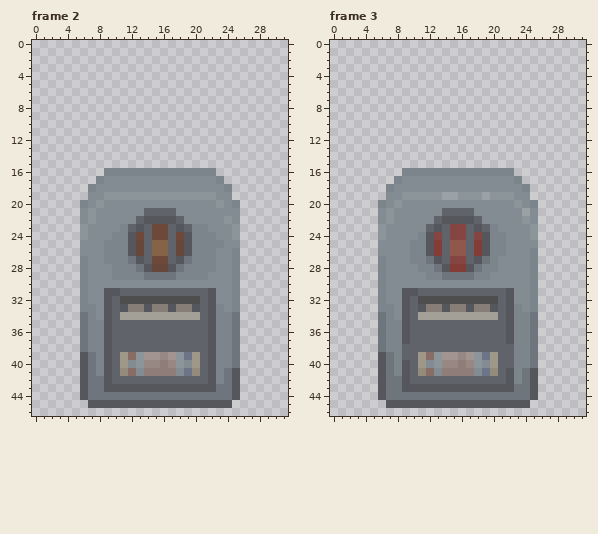
Pixel-art file, stored at Assets/Art/Aseprite/Environment/Furniture/LockdownPowerBreaker.aseprite. The picture above was drawn from the file before the commit.
32x47 pixels, 4 frames. Colours within 5 levels of each other are drawn and written as one. Shown: frame 2, frame 3. The commit also changed other frames, which this record leaves out.
The same view after the edit:
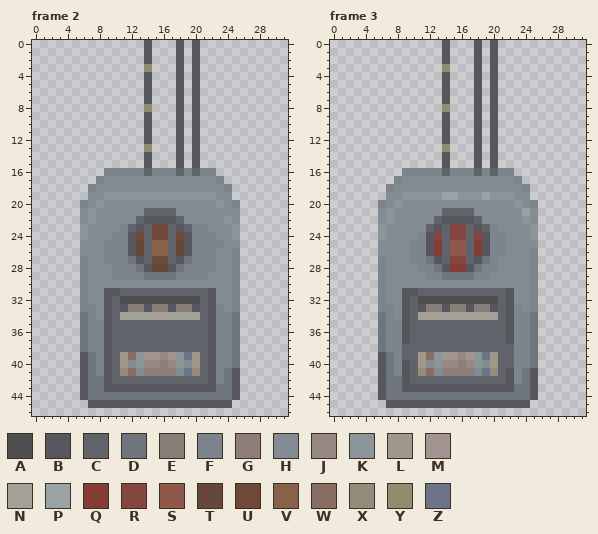
Palette (. is transparent): A #4e4e4e  B #56575d  C #606369  D #6e757d  E #867e77  F #7c858c  G #8f7d7a  H #848c93  J #978884  K #8c959a  L #9f9888  M #a19491  N #a2a097  P #9aa2a6  Q #843c37  R #854641  S #90584b  T #674739  U #6e493a  V #866247  W #876d64  X #958b7b  Y #908c6d  Z #6b7587
Change:
Changed rows in their new state; - is an unchanged pixel.
Frame 2:
first column x 14:
 0 B---B-B
 1 B---B-B
 2 B---B-B
 3 Y---B-B
 4 B---B-B
 5 B---B-B
 6 B---B-B
 7 B---B-B
 8 Y---B-B
 9 B---B-B
10 B---B-B
11 B---B-B
12 B---B-B
13 Y---B-B
14 B---B-B
15 B---B-B
16 C---C-C
Frame 3: the same change as frame 2
Changed places in both pictures, as pixel boxes (x1, y1, x2, y2):
changed: (144, 40, 152, 176)
changed: (176, 40, 200, 176)
changed: (442, 40, 450, 176)
changed: (474, 40, 498, 176)
